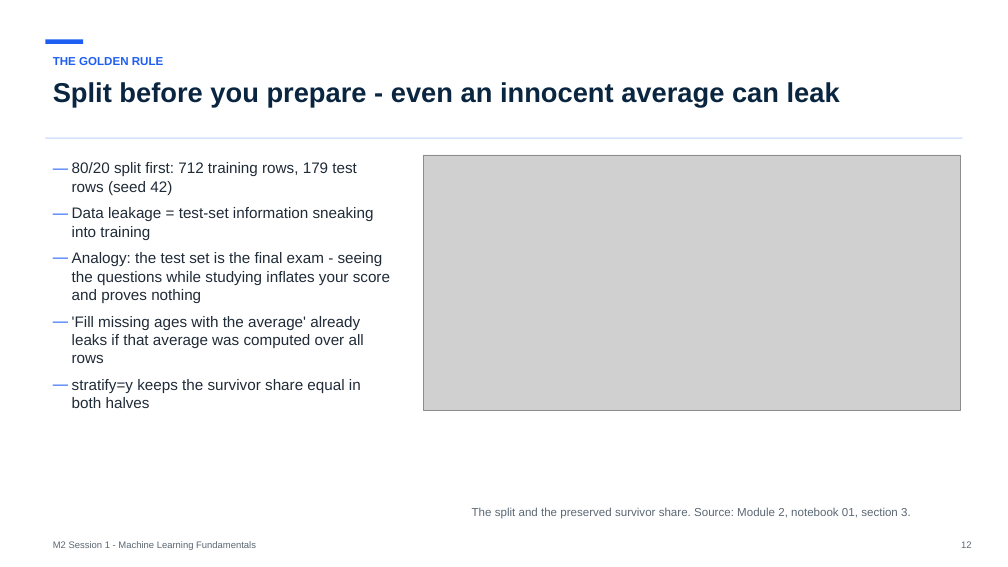
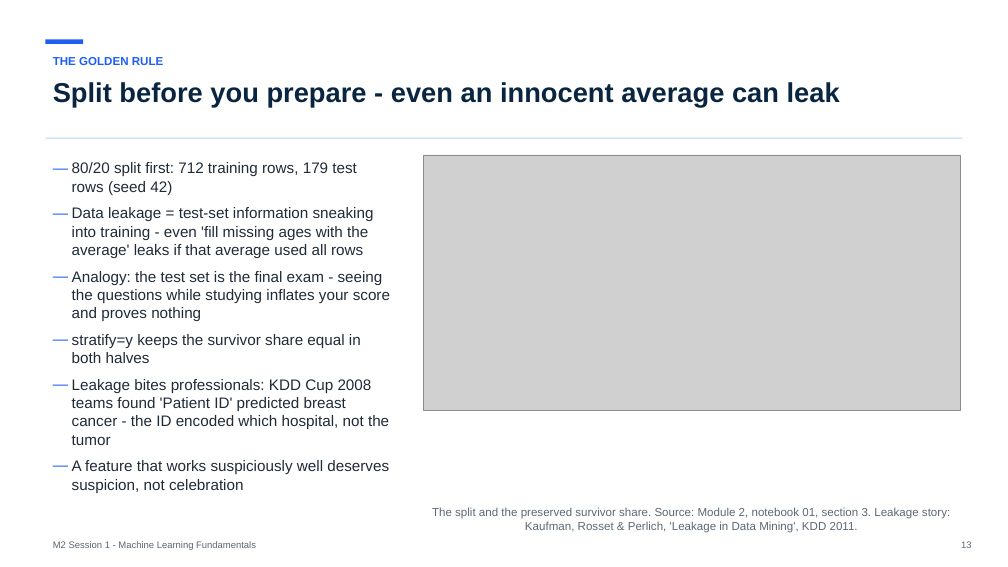
Before and after one commit to koenossendrijver/fontys-tech-exercises, a slide deck: slide 13 of presentations/m2-session-1-machine-learning-fundamentals.pptx (slide 12 before the commit). Drawn at 1008x567 pixels with LibreOffice and Linux fonts; fonts in the diff are those of the drawing; grey boxes stand for pictures. Boxes give left, top, right and bottom in pixels: in the first picture for what was removed or moved away, otherwise in the second. Text is boxed around its words. In the diff, an @@ line names an element or a change of style, - is before the commit and + after.

```diff
--- a/presentations/m2-session-1-machine-learning-fundamentals.pptx
+++ b/presentations/m2-session-1-machine-learning-fundamentals.pptx
@@ text at bbox=[72, 207, 374, 258]: text changed @@
-— Data leakage = test-set information sneaking into training
+— Data leakage = test-set information sneaking into training - even 'fill missing ages with the average' leaks if that average used all rows
@@ text at bbox=[72, 316, 364, 363]: paragraph removed @@
-— 'Fill missing ages with the average' already leaks if that average was computed over all rows
@@ text at bbox=[72, 379, 389, 493]: paragraphs added @@
+— Leakage bites professionals: KDD Cup 2008 teams found 'Patient ID' predicted breast cancer - the ID encoded which hospital, not the tumor
+— A feature that works suspiciously well deserves suspicion, not celebration
@@ text at bbox=[432, 507, 950, 533]: text changed @@
-The split and the preserved survivor share. Source: Module 2, notebook 01, section 3.
+The split and the preserved survivor share. Source: Module 2, notebook 01, section 3. Leakage story: Kaufman, Rosset & Perlich, 'Leakage in Data Mining', KDD 2011.
```
Also in this commit, not shown: 9 other slides changed, 3 slides added, 3 slides removed, 8 other files.
